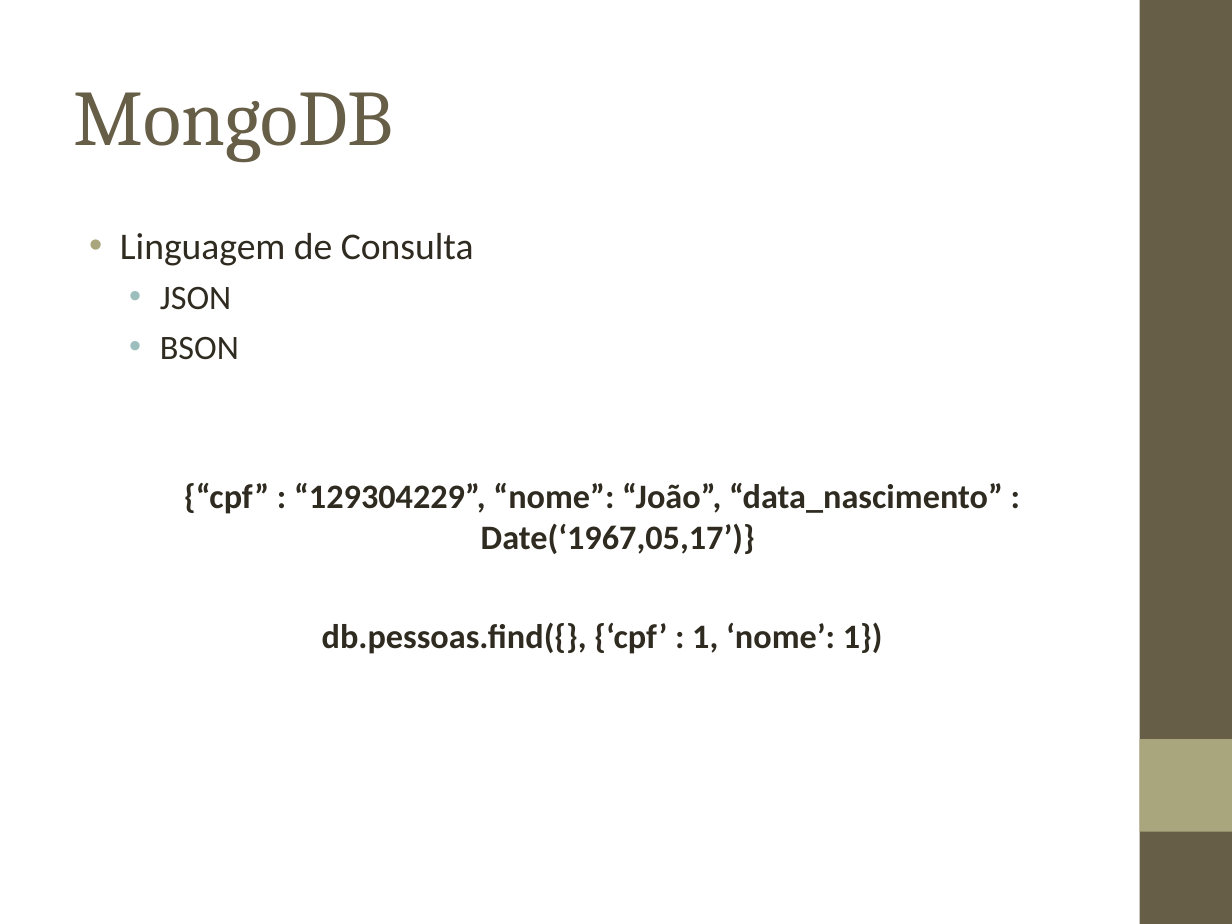
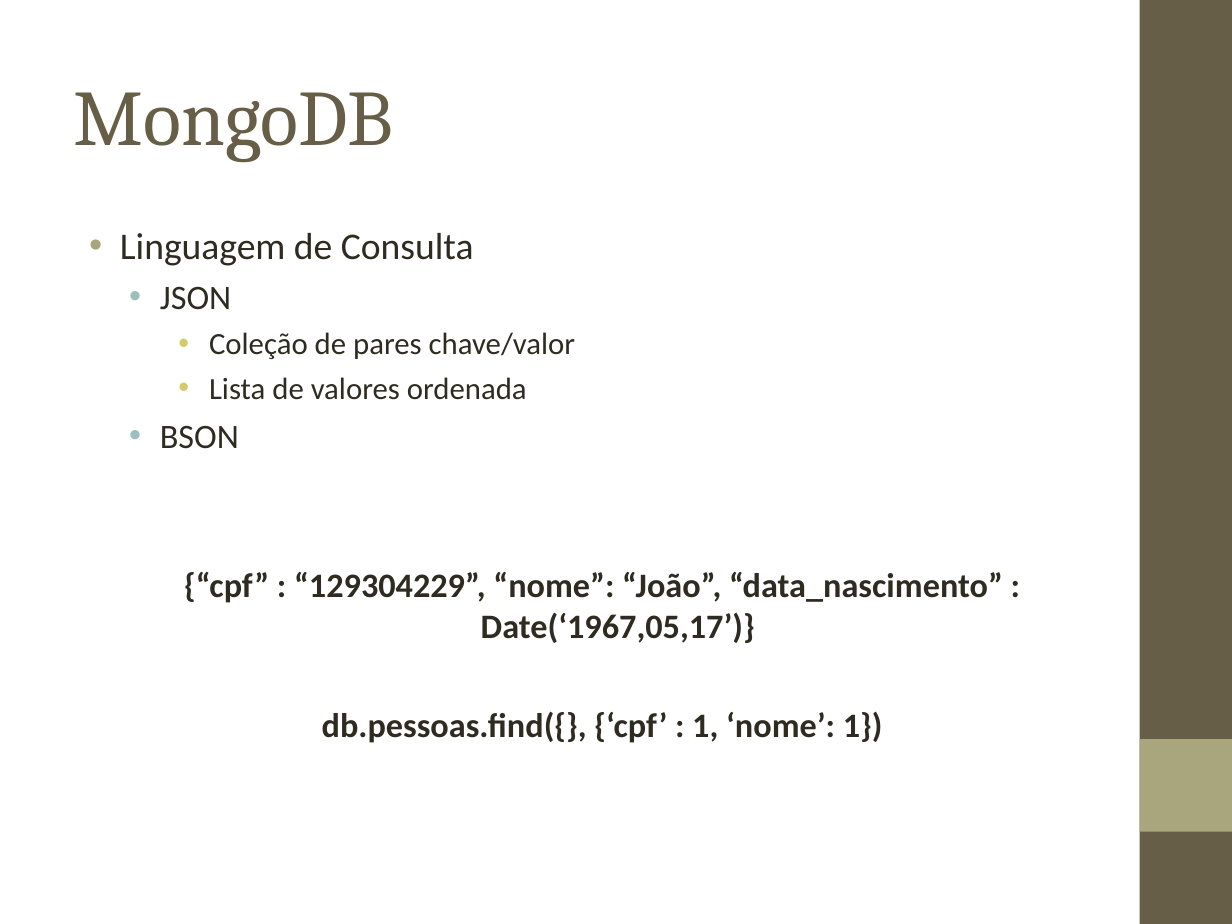
Before and after one commit to biacpaixao/Projeto_Final, a slide deck: slide 15 of apresentacao_projeto_final-v3.ppt (slide 14 before the commit). Drawn at 1232x924 pixels with LibreOffice and Linux fonts; fonts in the diff are those of the drawing; background and template pictures are left out. Boxes give left, top, right and bottom in pixels: in the first picture for what was removed or moved away, otherwise in the second. Text is boxed around its words. In the diff, an @@ line names an element or a change of style, - is before the commit and + after.

```diff
--- a/apresentacao_projeto_final-v3.ppt
+++ b/apresentacao_projeto_final-v3.ppt
@@ text at (x1=209, y1=332, x2=575, y2=400): paragraphs added @@
+    • Coleção de pares chave/valor
+    • Lista de valores ordenada
```
Also in this commit, not shown: 5 other slides changed, 1 slide added.
